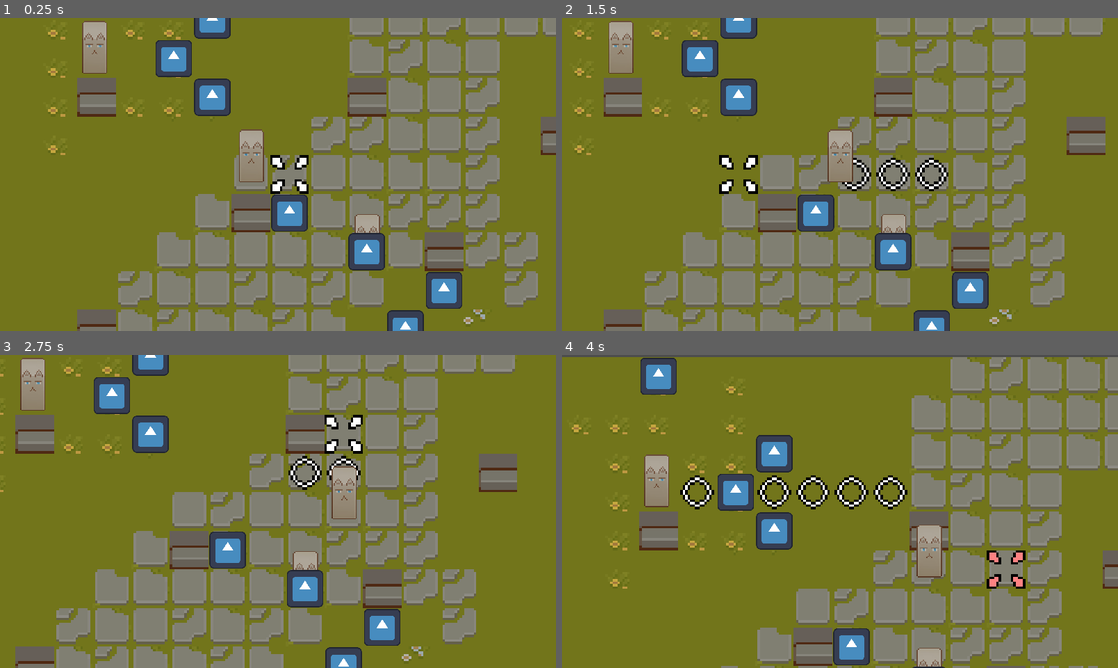
Above: before the commit, frames 1-4 (two rows, left to right).
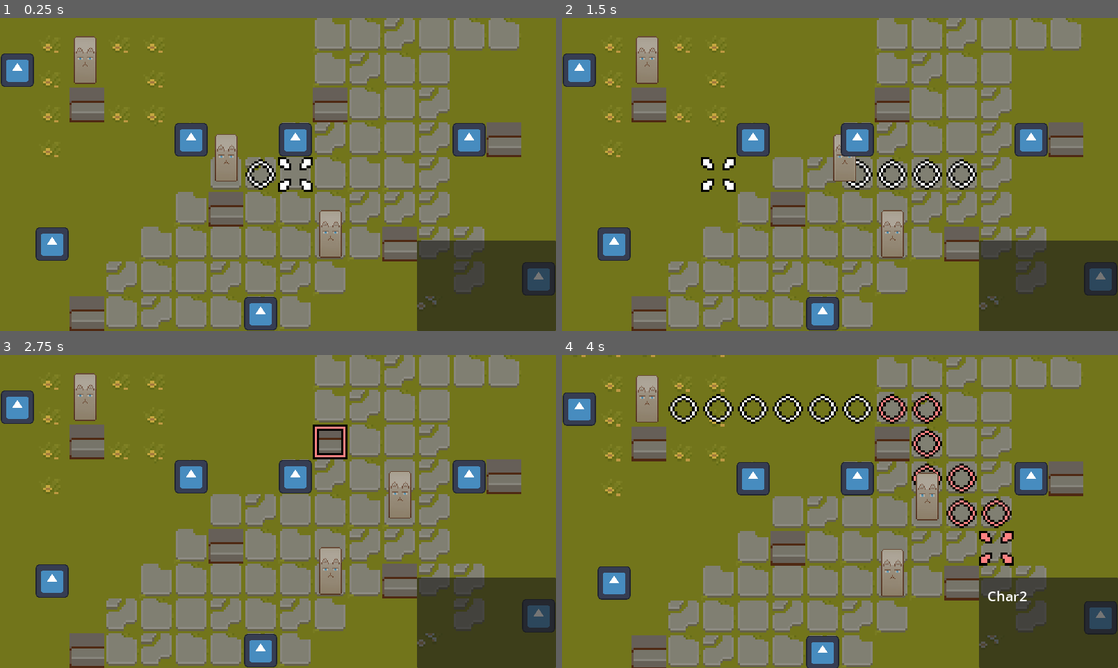
Above: after the commit, the same moments.

Repository: yuivan0352/godot-element-game
Game: Godot game, scene res://World.tscn
The game is run twice, just before and just after one commit, with the same random seed, the same clock (stepped at 60 frames per second) and the same inputs. The engine's default icon, where the game draws it, is replaced by a stand-in: a white triangle on a blue panel in a dark square.
Inputs (mouse positions are in pixels of both pictures, inside the frame that each line leads up to):
- Up to frame 1 (0.25 s): no input
- Up to frame 2 (1.5 s): tap Enter at 0.5 s; move the mouse to (962, 158) at 0.52 s; press the mouse at (962, 158) at 0.53 s; move the mouse to (728, 190) at 1.27 s; release the mouse at (728, 190) at 1.28 s; tap S (cam_down) at 1.35 s
- Up to frame 3 (2.75 s): click (166, 527) at 1.55 s; move the mouse to (333, 442) at 2.02 s; hold A (cam_left) from 2.03 s (still down); click (333, 442) at 2.3 s
- Up to frame 4 (4 s): move the mouse to (812, 574) at 2.77 s; release A (cam_left) at 2.78 s; tap D (cam_right) at 2.85 s; click (812, 574) at 3.05 s; move the mouse to (1006, 558) at 3.52 s; hold W (cam_up) from 3.53 s (still down); click (1006, 558) at 3.8 s

The runs differ from the first frame. In frame 1, 43% of the frame differs, in the area x 0-100%, y 0-100%; in frame 2, 41%; in frame 3, 45%; in frame 4, 54%.

Commit message:
Updated main with broken UI
Testing UI elements

Diff:
--- a/Character/Character.gd
+++ b/Character/Character.gd
@@ -11,7 +11,6 @@
 var hover_id_path: PackedVector2Array
 var target_position: Vector2
 var is_moving: bool
-var is_active_char: bool
 var movement_limit: int
 var moved_distance: int
 var initiative_roll: int
--- a/TurnQueue.gd
+++ b/TurnQueue.gd
@@ -7,13 +7,16 @@
 var prev_char : Character
 @onready var overview_camera = $"../OverviewCamera"
 @onready var layer_zero = $"../Layer0"
+@export var ui: UserInterface
+signal active_character()
 
 func _ready():
 	var characters = get_children()
 	characters.sort_custom(func (a, b): return a.initiative_roll < b.initiative_roll)
 	for i in characters.size():
-		move_child(characters[i], i);
+		move_child(characters[i], i)
 	active_char = get_child(0)
+	active_character.emit(active_char)
 	overview_camera.set_camera_position(active_char)
 	for i in characters.size():
 		char_positions[characters[i]] = layer_zero.local_to_map(characters[i].global_position)
@@ -23,7 +26,6 @@
 
 func _unsolid_coords(coords):
 	get_tree().call_group("characters", "_unsolid_coords", coords)
-	print("ran function")
 
 func _solid_coords(coords):
 	get_tree().call_group("characters", "_solid_coords", coords)
@@ -38,5 +40,6 @@
 	var new_index = (active_char.get_index() + 1) % get_child_count()
 	prev_char = active_char
 	active_char = get_child(new_index)
+	active_character.emit(active_char)
 	overview_camera.transition_camera(prev_char.find_child("CharacterCamera"), active_char.find_child("CharacterCamera"), 1.0)
 	overview_camera.make_current()
--- /dev/null
+++ b/World.gd
@@ -0,0 +1,23 @@
+extends Node2D
+
+var enemy = preload("res://Enemy/Enemy.tscn")
+@onready var layer_zero = $"Layer0"
+var tile_size = 16
+var enemy_spawned = 10
+var enemy_spawned_tiles = {}
+
+func _ready():\
+	for i in range(enemy_spawned):
+		spawn(Vector2i(randi() % tile_size, randi() % tile_size))
+# 16x16 tile map spawned within boundaries
+
+func spawn(tile_position: Vector2i):
+	if not enemy_spawned_tiles.has(tile_position):
+		var enemy_position = Vector2(tile_position.x, tile_position.y) * tile_size + Vector2(tile_size / 2, tile_size / 2)
+		var instance = enemy.instantiate()
+		instance.position = enemy_position
+		add_child(instance)
+		enemy_spawned_tiles[tile_position] = true
+	else:
+		spawn(Vector2i(randi() % tile_size, randi() % tile_size))
+	# try again to randomize spawn at a unoccupied tile
--- a/World.tscn
+++ b/World.tscn
@@ -1,6 +1,7 @@
-[gd_scene load_steps=19 format=4 uid="uid://oahkdu8jl2l5"]
+[gd_scene load_steps=20 format=4 uid="uid://oahkdu8jl2l5"]
 
 [ext_resource type="Texture2D" uid="uid://cnqqdk4f3fcw" path="res://Images/Texture/TX Tileset Grass.png" id="1_1knkp"]
+[ext_resource type="Script" path="res://World.gd" id="1_7pjhh"]
 [ext_resource type="Texture2D" uid="uid://bjon20u4lph6f" path="res://Images/Texture/TX Tileset Wall.png" id="2_k3b8q"]
 [ext_resource type="Texture2D" uid="uid://b7oa2whf61p8g" path="res://Images/Texture/point and click cursor.png" id="3_l6tq3"]
 [ext_resource type="Texture2D" uid="uid://hauh51jafug7" path="res://Images/Texture/red point and click cursor.png" id="4_l7ajx"]
@@ -9,32 +10,7 @@
 [ext_resource type="Script" path="res://Images/Layer0.gd" id="5_tu08y"]
 [ext_resource type="PackedScene" uid="uid://brhl8kkmkf8im" path="res://Character/Character.tscn" id="6_74pcq"]
 [ext_resource type="Script" path="res://Stats/stat_sheet.gd" id="9_p1oqw"]
-
-[sub_resource type="GDScript" id="GDScript_70ef4"]
-script/source = "extends Node2D
-
-var enemy = preload(\"res://Enemy/Enemy.tscn\")
-@onready var layer_zero = $\"Layer0\"
-var tile_size = 16
-var enemy_spawned = 10
-var enemy_spawned_tiles = {}
-
-func _ready():
-	for i in range(enemy_spawned):
-		spawn(Vector2i(randi() % tile_size, randi() % tile_size))
-# 16x16 tile map spawned within boundaries
-
-func spawn(tile_position: Vector2i):
-	if not enemy_spawned_tiles.has(tile_position):
-		var enemy_position = Vector2(tile_position.x, tile_position.y) * tile_size + Vector2(tile_size / 2, tile_size / 2)
-		var instance = enemy.instantiate()
-		instance.position = enemy_position
-		add_child(instance)
-		enemy_spawned_tiles[tile_position] = true
-	else:
-		spawn(Vector2i(randi() % tile_size, randi() % tile_size))
-	# try again to randomize spawn at a unoccupied tile
-"
+[ext_resource type="PackedScene" uid="uid://dy2jmabyaai8m" path="res://user_interface.tscn" id="10_r0dvc"]
 
 [sub_resource type="TileSetAtlasSource" id="TileSetAtlasSource_fwg0k"]
 texture = ExtResource("1_1knkp")
@@ -841,10 +817,10 @@
 sources/2 = SubResource("TileSetAtlasSource_141pg")
 sources/3 = SubResource("TileSetAtlasSource_a0ytw")
 
-[sub_resource type="Resource" id="Resource_b63hf"]
+[sub_resource type="Resource" id="Resource_juixm"]
 resource_local_to_scene = true
 script = ExtResource("9_p1oqw")
-name = ""
+name = "Char1"
 health = 14
 armor_class = 13
 movement_speed = 30
@@ -852,10 +828,10 @@
 brawns = 3
 bewitchment = 3
 
-[sub_resource type="Resource" id="Resource_8drfg"]
+[sub_resource type="Resource" id="Resource_00163"]
 resource_local_to_scene = true
 script = ExtResource("9_p1oqw")
-name = ""
+name = "Char2"
 health = 14
 armor_class = 13
 movement_speed = 30
@@ -863,10 +839,10 @@
 brawns = 3
 bewitchment = 3
 
-[sub_resource type="Resource" id="Resource_4nl4a"]
+[sub_resource type="Resource" id="Resource_s3yw5"]
 resource_local_to_scene = true
 script = ExtResource("9_p1oqw")
-name = ""
+name = "Char3"
 health = 14
 armor_class = 13
 movement_speed = 30
@@ -875,7 +851,7 @@
 bewitchment = 3
 
 [node name="World" type="Node2D"]
-script = SubResource("GDScript_70ef4")
+script = ExtResource("1_7pjhh")
 
 [node name="Layer0" type="TileMapLayer" parent="."]
 use_parent_material = true
@@ -896,18 +872,23 @@
 
 [node name="OverviewCamera" parent="." instance=ExtResource("5_qj4ji")]
 
-[node name="TurnQueue" type="Node2D" parent="."]
+[node name="TurnQueue" type="Node2D" parent="." node_paths=PackedStringArray("ui")]
 position = Vector2(128, 115)
 script = ExtResource("5_4rsxs")
+ui = NodePath("../UserInterface")
 
 [node name="Character" parent="TurnQueue" groups=["characters"] instance=ExtResource("6_74pcq")]
 position = Vector2(-24, -11)
-char_stats = SubResource("Resource_b63hf")
+char_stats = SubResource("Resource_juixm")
 
 [node name="Character2" parent="TurnQueue" groups=["characters"] instance=ExtResource("6_74pcq")]
 position = Vector2(-89, -56)
-char_stats = SubResource("Resource_8drfg")
+char_stats = SubResource("Resource_00163")
 
 [node name="Character3" parent="TurnQueue" groups=["characters"] instance=ExtResource("6_74pcq")]
 position = Vector2(24, 24)
-char_stats = SubResource("Resource_4nl4a")
+char_stats = SubResource("Resource_s3yw5")
+
+[node name="UserInterface" parent="." instance=ExtResource("10_r0dvc")]
+
+[connection signal="active_character" from="TurnQueue" to="UserInterface" method="_update_name_label"]
--- a/project.godot
+++ b/project.godot
@@ -17,6 +17,9 @@
 
 [display]
 
+window/size/viewport_width=1280
+window/size/viewport_height=720
+window/size/mode=2
 window/size/window_width_override=640
 window/size/window_height_override=640
 window/stretch/mode="canvas_items"
--- /dev/null
+++ b/user_interface.gd
@@ -0,0 +1,11 @@
+extends CanvasLayer
+class_name UserInterface
+
+@onready var name_label = %Name
+
+func _update_name_label(active_char):
+	if name_label:
+		name_label.text = active_char.char_stats.name
+
+func _ready() -> void:
+	pass
--- /dev/null
+++ b/user_interface.tscn
@@ -0,0 +1,40 @@
+[gd_scene load_steps=2 format=3 uid="uid://dy2jmabyaai8m"]
+
+[ext_resource type="Script" path="res://user_interface.gd" id="1_csm4g"]
+
+[node name="UserInterface" type="CanvasLayer"]
+script = ExtResource("1_csm4g")
+
+[node name="Control" type="Panel" parent="."]
+anchors_preset = 3
+anchor_left = 1.0
+anchor_top = 1.0
+anchor_right = 1.0
+anchor_bottom = 1.0
+offset_left = -320.0
+offset_top = -208.0
+grow_horizontal = 0
+grow_vertical = 0
+
+[node name="MarginContainer" type="MarginContainer" parent="Control"]
+layout_mode = 1
+anchors_preset = 15
+anchor_right = 1.0
+anchor_bottom = 1.0
+grow_horizontal = 2
+grow_vertical = 2
+theme_override_constants/margin_left = 20
+theme_override_constants/margin_top = 20
+theme_override_constants/margin_right = 20
+theme_override_constants/margin_bottom = 20
+
+[node name="VBoxContainer" type="VBoxContainer" parent="Control/MarginContainer"]
+layout_mode = 2
+
+[node name="HBoxContainer" type="HBoxContainer" parent="Control/MarginContainer/VBoxContainer"]
+layout_mode = 2
+
+[node name="Name" type="Label" parent="Control/MarginContainer/VBoxContainer/HBoxContainer"]
+unique_name_in_owner = true
+layout_mode = 2
+theme_override_font_sizes/font_size = 32
